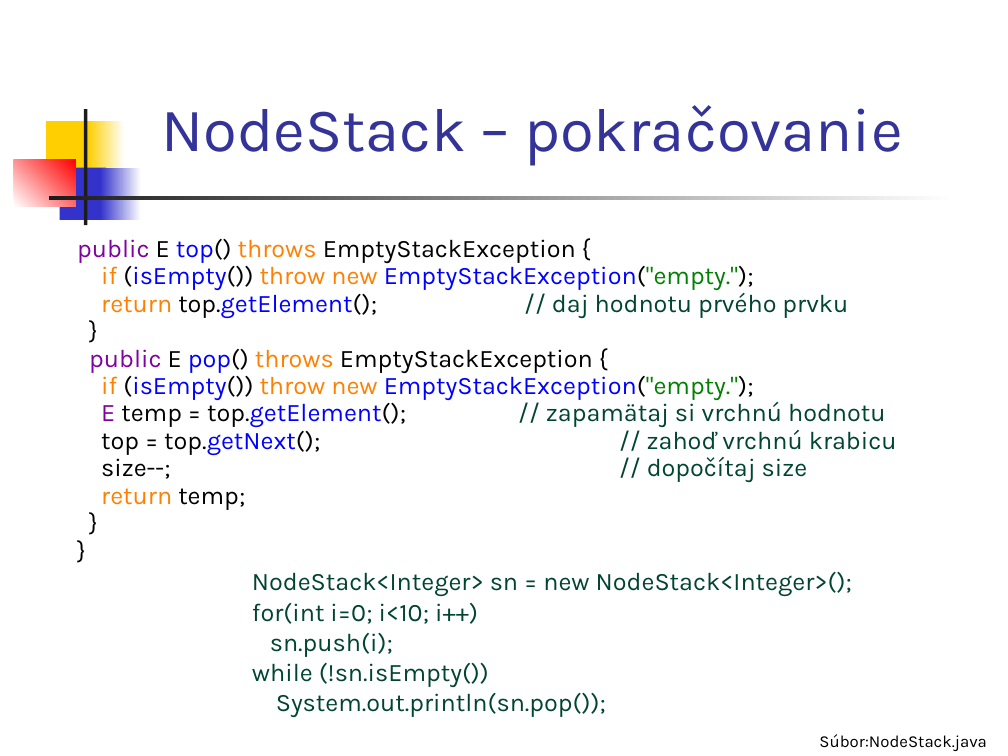
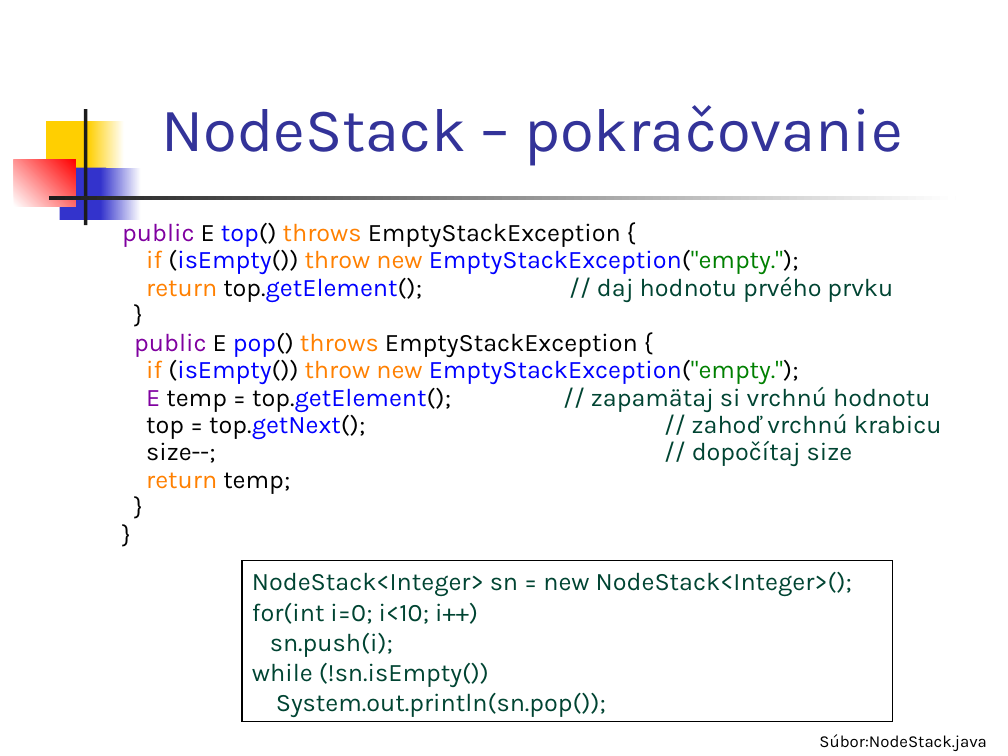
Before and after one commit to Programovanie4/Prednasky, a slide deck: slide 30 of 05/05_java.ppt (slide 34 before the commit). Drawn at 1008x756 pixels with LibreOffice and Linux fonts; fonts in the diff are those of the drawing. Boxes give left, top, right and bottom in pixels: in the first picture for what was removed or moved away, otherwise in the second. Text is boxed around its words. In the diff, an @@ line names an element or a change of style, - is before the commit and + after.

```diff
--- a/05/05_java.ppt
+++ b/05/05_java.ppt
@@ text "public E top() throws EmptyStackException ..." rewrapped from box(77, 239, 897, 510) to box(122, 218, 942, 494) @@
@@ rectangle "NodeStack<Integer> sn = new NodeStack<Integer>();": place and size @@
-rectangle "NodeStack<Integer> sn = new NodeStack<Integer>();" at box(252, 572, 852, 717)
+rectangle "NodeStack<Integer> sn = new NodeStack<Integer>();" at box(242, 560, 893, 722)
@@ rectangle "NodeStack<Integer> sn = new NodeStack<Integer>();" at box(242, 560, 893, 722): outline none to #000000 0.74 pt @@
```
Also in this commit, not shown: 14 other slides changed, 6 slides added, 6 slides removed, 2 other files.
